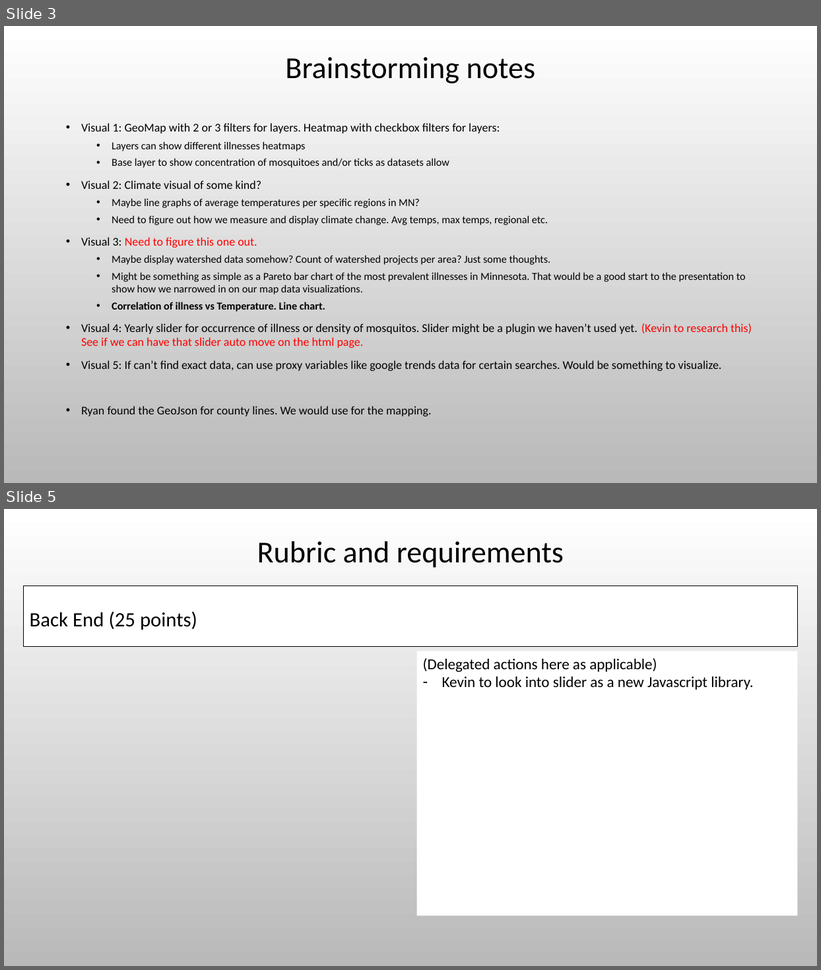
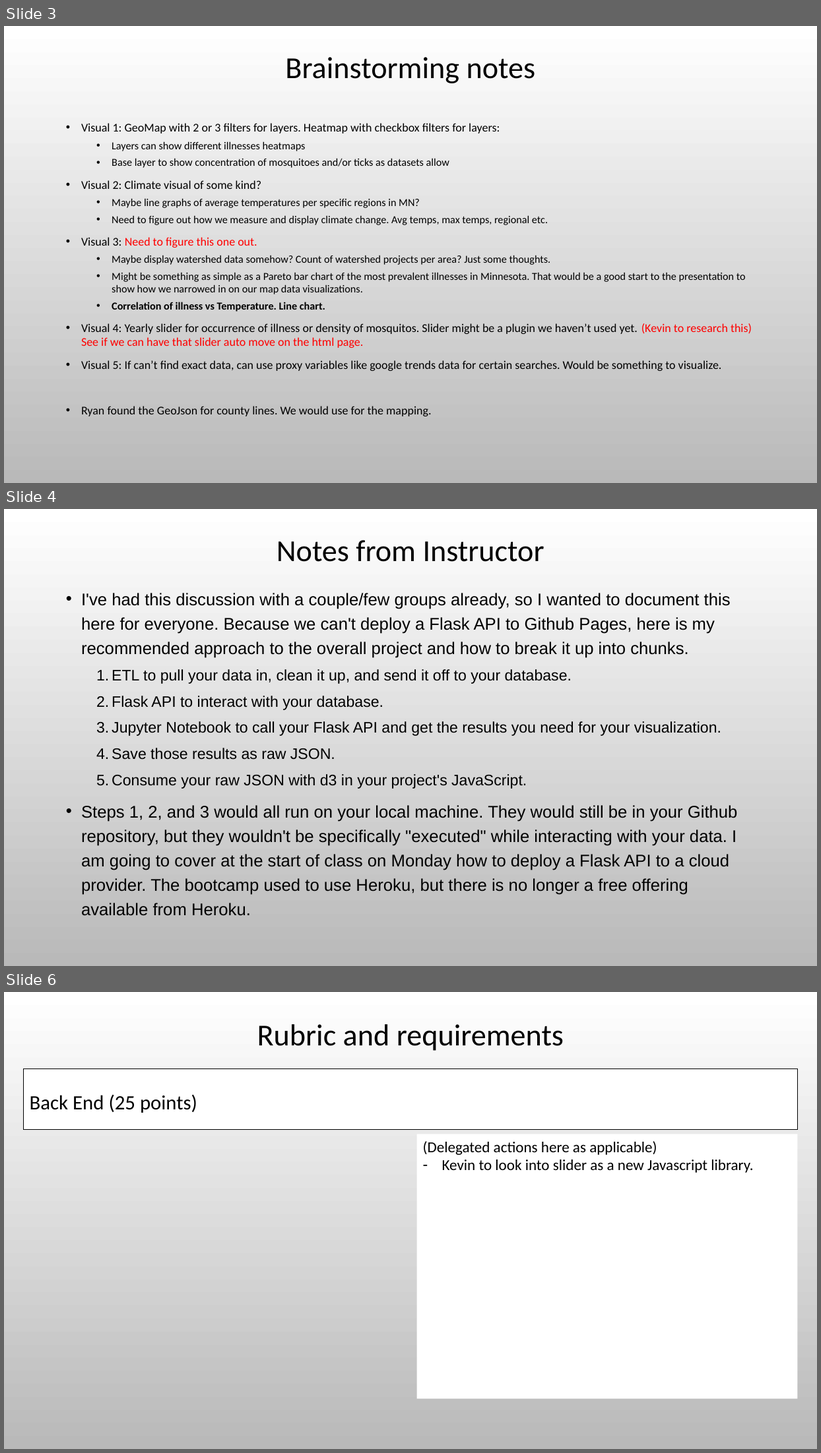
Before and after one commit to Evdawg/Project_3_Mosquito-borne_Diseases, a slide deck: Project_3_outline.pptx. Shown one above the other, each under a label of ours: slides 3 and 5 before the commit, slides 3, 4 and 6 after it; the slides between them are not shown. The pictures are 821x970 and 821x1453 pixels, drawn with LibreOffice and Linux fonts; fonts in the diff are those of the drawing; background and template pictures are left out. Boxes give left, top, right and bottom in pixels: in the first picture for what was removed or moved away, otherwise in the second. Text is boxed around its words. In the diff, an @@ line names an element or a change of style, - is before the commit and + after.

```diff
--- a/Project_3_outline.pptx
+++ b/Project_3_outline.pptx
@@ slide 4 added at [4, 509, 817, 966], background picture (left out) @@
@@ title added at [277, 540, 545, 562], 36 pt, text #000000 @@
+Notes from Instructor
@@ text added at [81, 593, 738, 916], 20 pt, text #000000 @@
+• I've had this discussion with a couple/few groups already, so I wanted to document this here for everyone. Because we can't deploy a Flask API to Github Pages, here is my recommended approach to the overall project and how to break it up into chunks.
+  1. ETL to pull your data in, clean it up, and send it off to your database.
+  2. Flask API to interact with your database.
+  3. Jupyter Notebook to call your Flask API and get the results you need for your visualization.
+  4. Save those results as raw JSON.
+  5. Consume your raw JSON with d3 in your project's JavaScript.
+• Steps 1, 2, and 3 would all run on your local machine. They would still be in your Github repository, but they wouldn't be specifically "executed" while interacting with your data. I am going to cover at the start of class on Monday how to deploy a Flask API to a cloud provider. The bootcamp used to use Heroku, but there is no longer a free offering available from Heroku.
@@ what was slide 5 is now slide 6 @@
```
Also in this commit, not shown: 2 slides changed, 1 other file.
